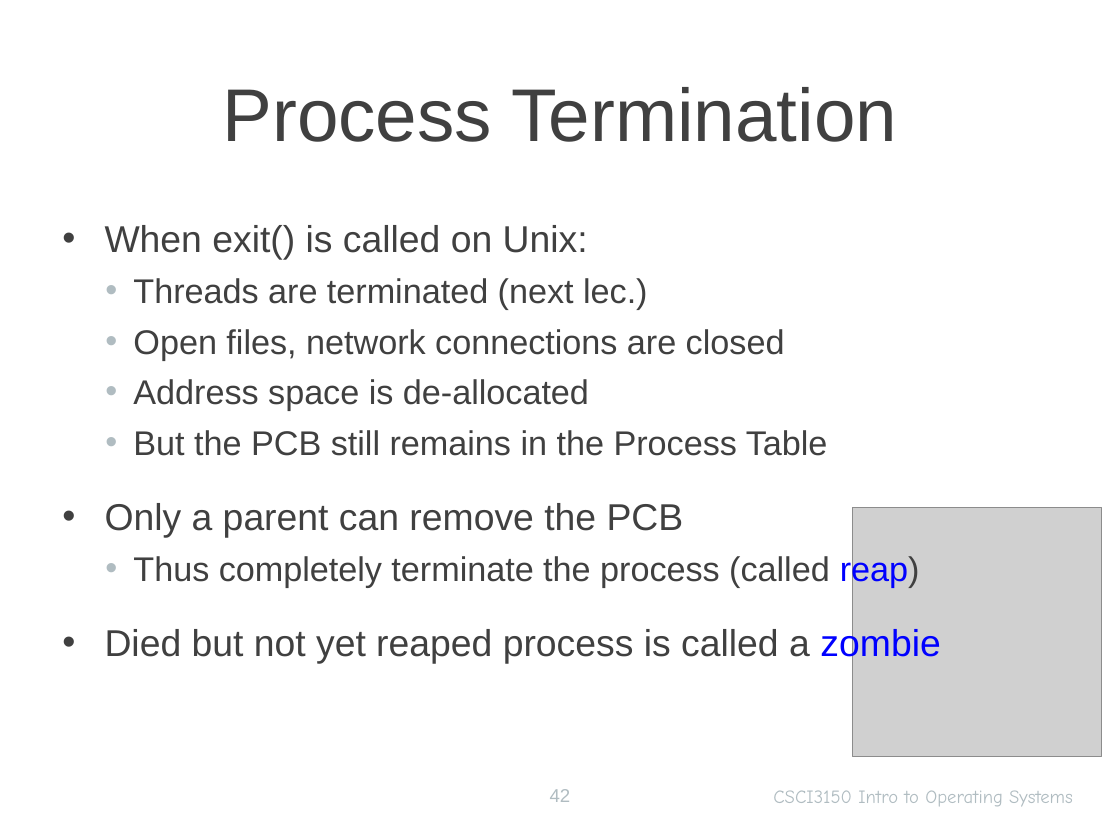
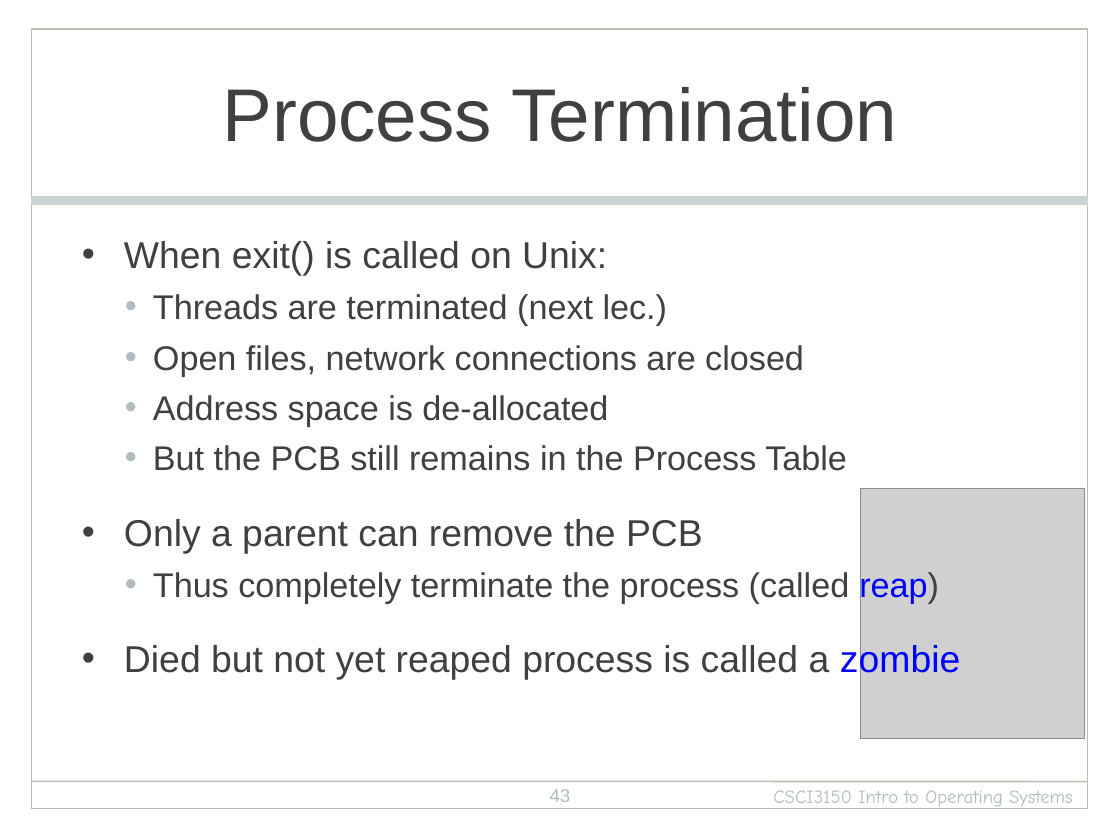
Before and after one commit to henryhxu/CSCI3150, a slide deck: slide 43 of lecture/lec3_processes.pptx (slide 42 before the commit). Drawn at 1120x840 pixels with LibreOffice and Linux fonts; fonts in the diff are those of the drawing; grey boxes stand for pictures; background and template pictures are left out. Boxes give left, top, right and bottom in pixels: in the first picture for what was removed or moved away, otherwise in the second. Text is boxed around its words. In the diff, an @@ line names an element or a change of style, - is before the commit and + after.

```diff
--- a/lecture/lec3_processes.pptx
+++ b/lecture/lec3_processes.pptx
@@ rectangle added at <box>31,29,1088,809</box>, outline #BEBDB2 1 pt @@
@@ rectangle added at <box>31,196,1088,204</box>, fill #CBD2D5, outline #D1D0C8 0.25 pt @@
@@ text "When exit() is called on ...": place and size @@
-text "When exit() is called on ..." at <box>105,225,940,664</box>
+text "When exit() is called on ..." at <box>124,241,960,680</box>
@@ picture: place and size @@
-picture at <box>852,507,1102,757</box>
+picture at <box>860,489,1084,739</box>
@@ line added from (31, 782) to (1088, 782), #BEBDB2 1 pt @@
@@ page number at <box>550,789,571,802</box>: text changed @@
-42
+43
```
Also in this commit, not shown: 2 other slides changed, 1 slide added, 1 other file.
